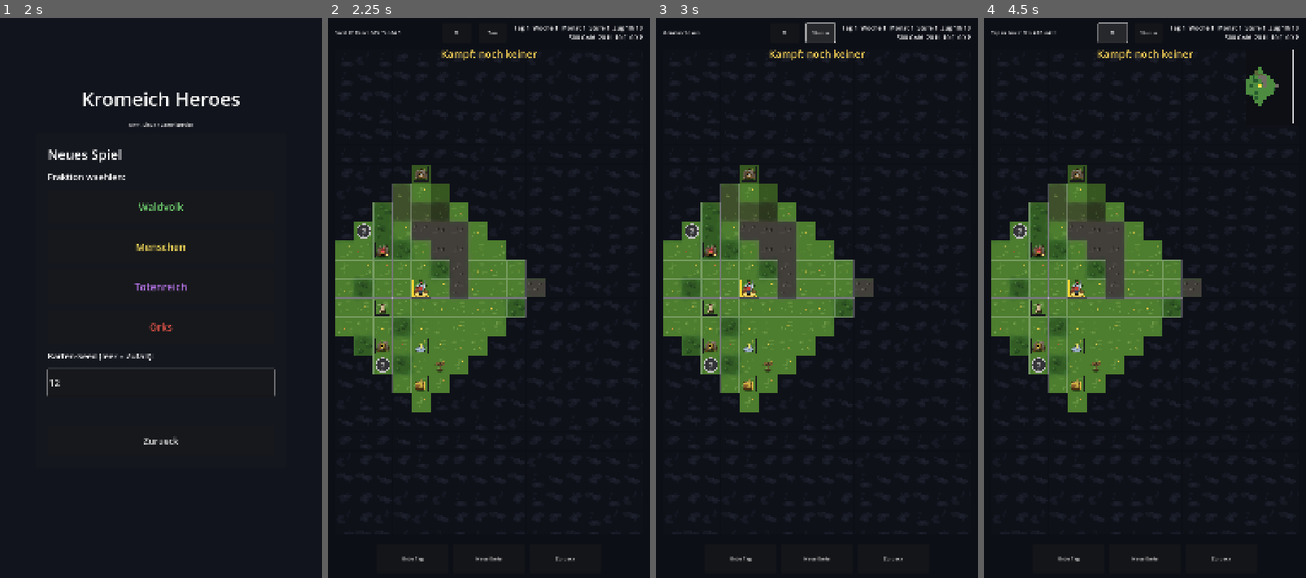
Above: before the commit, frames 1-4 (left to right).
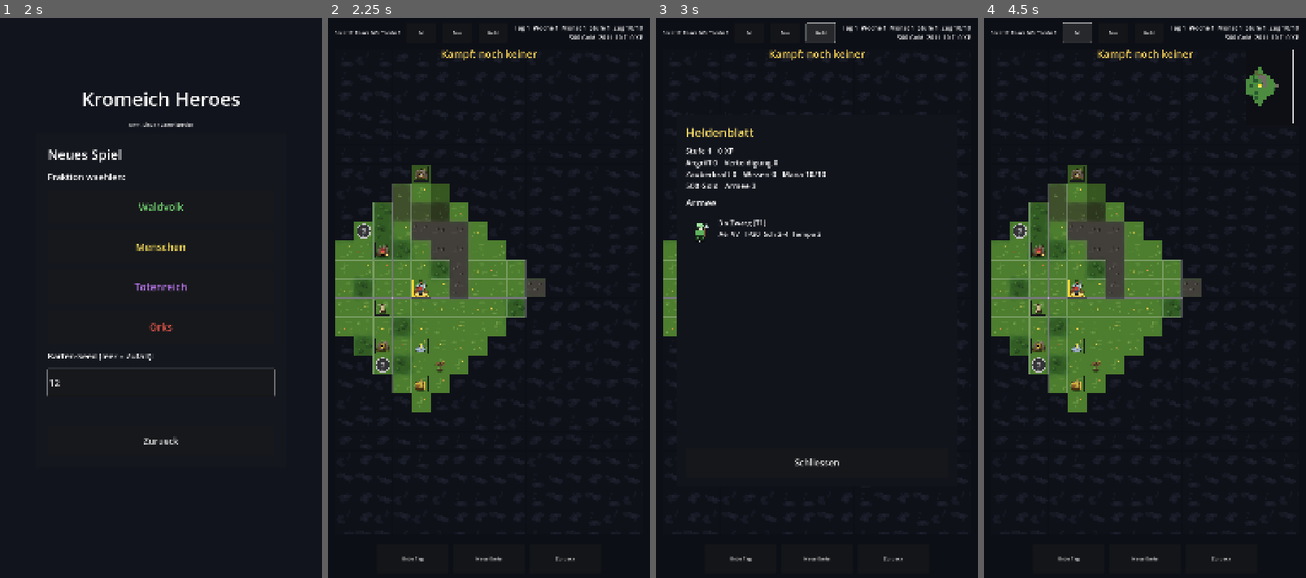
Above: after the commit, the same moments.

Repository: florianbrimmers-glitch/Kromeich-Partner
Game: Godot game, scene res://scenes/Main.tscn
Same seed, same stepped clock (60 frames per second), same inputs: the game is played once before the commit and once after it.
Inputs (mouse positions are in pixels of both pictures, inside the frame that each line leads up to):
- Up to frame 1 (2 s): click "Weltkarte" at 0.5 s; click (161, 382) at 1.27 s; type "12" at 1.35 s
- Up to frame 2 (2.25 s): click "Waldvolk" at 2 s
- Up to frame 3 (3 s): click (820, 34) at 2.75 s, where only the run after the commit has a clickable "Held"
- Up to frame 4 (4.5 s): click (1145, 460) at 3.5 s, where only the run after the commit has a clickable "Schliessen"; click "M" at 4.25 s

Frame 1 is identical in both runs. In frame 2, 0.3% of the frame differs, in the area x 2-98%, y 1-4%; in frame 3, 17%, in the area x 2-98%, y 0-81%; in frame 4, 0.8%.

Commit message:
Kreaturen in der Oberflaeche: Panels und ein Heldenblatt
Die 28 Kreatur-Sprites waren an genau einer Stelle sichtbar, dem
Kampfgitter. Neu core/UnitArt.gd (ID -> SVG, Cache, stat_line); der
Kampf-Screen delegiert dorthin statt eine zweite Kopie der
Verzeichnis-Liste zu halten - eine zweite Gelegenheit, orkstaemme
statt orks zu schreiben.

Rekrutier-Panel: Bild und Kampfwerte je Zeile. Vorher kaufte der
Spieler eine Einheit, ohne zu sehen, was sie kann.
Garnisons-Panel: Bild je Zeile.

Neu ein Heldenblatt ueber den Knopf "Held" in der Kopfzeile: Werte,
Skills und die Armee mit Bildern, nach Tier sortiert. Damit ist eine
Luecke aus It. 19 geschlossen - die Kopfzeile gab damals die
Armee-Liste ab mit der Begruendung "steht schon im Helden-Panel", nur
gab es dieses Panel nicht. Die eigene Armee war auf der Weltkarte
nirgends zu sehen.

17. Suite tools/test_unit_art.gd; sie prueft auch, dass der Knopf
wirklich in WorldMap.tscn steckt - der Code allein reicht nicht.

Alle 17 Suiten gruen.

Co-Authored-By: Claude Opus 5 <noreply@anthropic.com>
Claude-Session: https://claude.ai/code/session_01PbmYhJGHjN5Xn9n64Vbz1B

Diff:
--- a/game/scenes/WorldMap.tscn
+++ b/game/scenes/WorldMap.tscn
@@ -45,6 +45,12 @@
 custom_minimum_size = Vector2(96, 0)
 text = "Ton"
 tooltip_text = "Geraeusche ein/aus"
+
+[node name="HeroBtn" type="Button" parent="TopBar"]
+layout_mode = 2
+custom_minimum_size = Vector2(96, 0)
+text = "Held"
+tooltip_text = "Heldenblatt: Werte, Skills, Armee"
 
 [node name="MPLabel" type="Label" parent="TopBar"]
 layout_mode = 2
--- /dev/null
+++ b/game/scripts/core/UnitArt.gd
@@ -0,0 +1,78 @@
+extends RefCounted
+
+# Kreatur-Grafik und Kreatur-Werte fuer die Oberflaeche (It. 29).
+#
+# Reine statische Schicht wie die anderen core-Module, eingebunden per
+# `preload` (kein class_name - Android-Export-Vorsicht).
+#
+# WARUM: die Zuordnung "Unit-ID -> SVG-Datei" stand nur im Kampf-Screen
+# (`_unit_texture` mit eigener Konstante und eigenem Cache). Die 28
+# Kreatur-Sprites waren dadurch an genau EINER Stelle sichtbar; Rekrutier-
+# und Garnisons-Panel zeigten Textkuerzel ("Sk:5 Zo:1"), obwohl die Bilder
+# im Repo lagen. Jetzt fragt jeder Bildschirm hier nach.
+#
+# ACHTUNG, zweimal reingefallen: der Fraktionsname aus units.json
+# (`orkstaemme`) ist NICHT der Verzeichnisname (`orks`). Die Reihenfolge
+# hier ist die FACTION_ID-Reihenfolge aus UnitType.FACTION_STR_TO_ID.
+
+const FACTION_DIRS := ["waldvolk", "menschen", "totenreich", "orks"]
+const SPRITE_PATH := "res://assets/units/%s/%s.svg"
+
+# Fehlende Dateien werden als null gemerkt, damit nicht bei jedem Frame
+# neu gesucht wird.
+static var _cache: Dictionary = {}
+
+
+static func path_for(uid: String) -> String:
+	var fid: int = UnitType.faction_of(uid)
+	if fid < 0 or fid >= FACTION_DIRS.size():
+		return ""
+	return SPRITE_PATH % [String(FACTION_DIRS[fid]), uid]
+
+
+static func texture_for(uid: String) -> Texture2D:
+	if _cache.has(uid):
+		return _cache[uid] as Texture2D
+	var tex: Texture2D = null
+	var path: String = path_for(uid)
+	if path != "" and ResourceLoader.exists(path):
+		tex = load(path) as Texture2D
+	_cache[uid] = tex
+	return tex
+
+
+static func has_sprite(uid: String) -> bool:
+	return texture_for(uid) != null
+
+
+# Ein fertiges Bild-Element fuer ein Panel. Gibt null zurueck, wenn kein
+# Sprite da ist - der Aufrufer soll dann seine Textzeile behalten und
+# nicht eine leere Kachel in die Reihe haengen.
+static func icon(uid: String, px: int) -> TextureRect:
+	var tex: Texture2D = texture_for(uid)
+	if tex == null:
+		return null
+	var tr := TextureRect.new()
+	tr.texture = tex
+	tr.custom_minimum_size = Vector2(px, px)
+	tr.expand_mode = TextureRect.EXPAND_IGNORE_SIZE
+	tr.stretch_mode = TextureRect.STRETCH_KEEP_ASPECT_CENTERED
+	tr.mouse_filter = Control.MOUSE_FILTER_IGNORE
+	return tr
+
+
+# Kampfwerte in einer Zeile. Bisher stand im Rekrutier-Panel nur Name,
+# Tier, Bestand und Wachstum - der Spieler kaufte, ohne zu sehen, was er
+# kauft.
+static func stat_line(uid: String) -> String:
+	var t: Dictionary = UnitType.get_type(uid)
+	if t.is_empty():
+		return ""
+	var out: String = "A%d  V%d  TP%d  Sch %d-%d  Tempo %d" % [
+		int(t.get("att", 0)), int(t.get("def", 0)), int(t.get("hp", 0)),
+		int(t.get("dmg_min", 0)), int(t.get("dmg_max", 0)),
+		int(t.get("speed", 0))]
+	var shots: int = int(t.get("shots", 0))
+	if shots > 0:
+		out += "  %d Schuss" % shots
+	return out
--- a/game/scripts/ui/CityScreen.gd
+++ b/game/scripts/ui/CityScreen.gd
@@ -24,6 +24,11 @@
 
 const LAYOUT_PATH := "res://data/city_layout.json"
 const HUD_TOP := 250.0
+# Kantenlaenge der Kreatur-Bilder in den Panels (It. 29). Die SVGs haben
+# ViewBox 128 - darunter wird die Silhouette matschig, darueber sprengt
+# die Zeile das Panel.
+const RECRUIT_ICON_PX := 112
+const GARRISON_ICON_PX := 72
 const HUD_BOTTOM := 180.0
 
 # Art-Pipeline: Pfade nach Konvention. Liegt ein PNG oder SVG dort, wird
@@ -35,6 +40,9 @@
 
 # Geraeusche (M11) ueber die statische Fassade, siehe SfxBus.gd.
 const Sound := preload("res://scripts/core/SfxBus.gd")
+# Kreatur-Sprites und Kreatur-Werte fuer Rekrutier- und Garnisons-Panel
+# (It. 29). Dieselben 28 SVGs, die im Kampf auf dem Gitter stehen.
+const UnitArt := preload("res://scripts/core/UnitArt.gd")
 const ART_FACTION_DIR := "res://assets/city/%s/%s"            # %s=Fraktion, %s=building_id (ohne Ext)
 const ART_BG := "res://assets/city/%s/bg"                     # %s=Fraktion
 # Gemalter Hintergrund mit gebauter Stadtmauer. Wenn vorhanden UND
@@ -865,9 +873,15 @@
 		row.add_theme_constant_override("separation", 14)
 		_recruit_rows_box.add_child(row)
 
+		# Kreatur zeigen, nicht nur ihren Namen. Fehlt das Sprite, bleibt
+		# die Zeile wie vorher - kein leerer Platzhalter.
+		var icon: TextureRect = UnitArt.icon(u, RECRUIT_ICON_PX)
+		if icon != null:
+			row.add_child(icon)
+
 		var lbl := Label.new()
 		lbl.custom_minimum_size = Vector2(420, 0)
-		lbl.add_theme_font_size_override("font_size", 26)
+		lbl.add_theme_font_size_override("font_size", 24)
 		lbl.size_flags_horizontal = Control.SIZE_EXPAND_FILL
 		row.add_child(lbl)
 		_recruit_labels[u] = lbl
@@ -1032,6 +1046,10 @@
 		row.add_theme_constant_override("separation", 10)
 		_gar_rows.add_child(row)
 
+		var icon2: TextureRect = UnitArt.icon(u, GARRISON_ICON_PX)
+		if icon2 != null:
+			row.add_child(icon2)
+
 		var lbl := Label.new()
 		lbl.text = "%s  Held %d / Stadt %d" % [UnitType.name_of(u), in_hero2, in_city]
 		lbl.custom_minimum_size = Vector2(380, 0)
@@ -1066,8 +1084,11 @@
 	for uid in _recruit_labels.keys():
 		var u: String = String(uid)
 		var have: int = int(pools.get(u, 0))
-		(_recruit_labels[u] as Label).text = "%s (T%d): %d da, +%d/Wo" % [
-			UnitType.name_of(u), UnitType.tier_of(u), have, UnitType.growth_of(u)]
+		# Zweite Zeile mit den Kampfwerten: vorher kaufte der Spieler eine
+		# Einheit, ohne zu sehen, was sie kann.
+		(_recruit_labels[u] as Label).text = "%s (T%d): %d da, +%d/Wo\n%s" % [
+			UnitType.name_of(u), UnitType.tier_of(u), have, UnitType.growth_of(u),
+			UnitArt.stat_line(u)]
 		var afford: bool = hero != null \
 			and (hero.wallet as Wallet).can_afford(UnitType.cost_dict_of(u))
 		(_recruit_buttons[u] as Button).disabled = have <= 0 or not afford or not here
--- a/game/scripts/ui/TacticalBattleScreen.gd
+++ b/game/scripts/ui/TacticalBattleScreen.gd
@@ -23,6 +23,8 @@
 # fehlt bei "godot --script tools/x.gd", ein direkter Aufruf wuerde
 # dort zur Laufzeit scheitern und die Testfunktion abbrechen.
 const Sound := preload("res://scripts/core/SfxBus.gd")
+# Kreatur-Sprites (It. 29). Gleiche preload-Begruendung wie oben.
+const UnitArt := preload("res://scripts/core/UnitArt.gd")
 
 const GRID_COLS := 10
 const GRID_ROWS := 8
@@ -1470,21 +1472,12 @@
 # Fraktions-Verzeichnis wie in CityScreen.FACTION_DIRS. Nicht gefundene
 # Pfade werden als null gecacht, damit der Render-Loop nicht jeden Frame
 # erneut sucht.
-const UNIT_FACTION_DIRS := ["waldvolk", "menschen", "totenreich", "orks"]
-var _unit_tex_cache: Dictionary = {}
-
-
+# Sprite-Zuordnung und Cache liegen seit It. 29 in core/UnitArt.gd - die
+# Stadt-Panels brauchen dieselben Bilder, und zwei Kopien der
+# Verzeichnis-Liste waeren zwei Gelegenheiten, `orkstaemme` statt `orks`
+# zu schreiben.
 func _unit_texture(uid: String) -> Texture2D:
-	if _unit_tex_cache.has(uid):
-		return _unit_tex_cache[uid] as Texture2D
-	var fid: int = UnitType.faction_of(uid)
-	var tex: Texture2D = null
-	if fid >= 0 and fid < UNIT_FACTION_DIRS.size():
-		var path: String = "res://assets/units/%s/%s.svg" % [UNIT_FACTION_DIRS[fid], uid]
-		if ResourceLoader.exists(path):
-			tex = load(path) as Texture2D
-	_unit_tex_cache[uid] = tex
-	return tex
+	return UnitArt.texture_for(uid)
 
 
 # Zeichnet die Obstacle-Formen auf dem Grid: Stein als graue Raute,
--- a/game/scripts/ui/WorldMapScreen.gd
+++ b/game/scripts/ui/WorldMapScreen.gd
@@ -23,6 +23,9 @@
 # Dijkstra hier drunter; der Skill Wegfindung greift genau dort den
 # Gelaende-Aufschlag ab.
 const Move := preload("res://scripts/core/Movement.gd")
+# Kreatur-Sprites fuers Heldenblatt (It. 29) - dieselben 28 SVGs wie im
+# Kampf, aufgeloest in core/UnitArt.gd.
+const UnitArt := preload("res://scripts/core/UnitArt.gd")
 
 # Weltkarten-Screen. Rendert eine deterministische Zufallskarte per
 # _draw() und erlaubt den Helden per Tap zu bewegen. Dijkstra berechnet
@@ -263,6 +266,7 @@
 @export var minimap_path: NodePath         = ^"Minimap"
 @export var minimap_toggle_path: NodePath  = ^"TopBar/MinimapToggleBtn"
 @export var sound_toggle_path: NodePath    = ^"TopBar/SoundToggleBtn"
+@export var hero_button_path: NodePath     = ^"TopBar/HeroBtn"
 
 var _map: Dictionary
 var _hero: Hero
@@ -378,6 +382,11 @@
 			snd_toggle.pressed.connect(_toggle_sound)
 		else:
 			snd_toggle.visible = false
+	# Heldenblatt (It. 29). get_node_or_null, damit eine aeltere Szene ohne
+	# den Knopf weiter laedt - dasselbe Muster wie beim Ton-Knopf.
+	var hero_btn := get_node_or_null(hero_button_path) as Button
+	if hero_btn != null:
+		hero_btn.pressed.connect(_open_hero_panel)
 	_build_combat_label()
 	_build_city_screen()
 	_build_victory_panel()
@@ -2520,6 +2529,133 @@
 var _last_level_stat: String = ""
 var _skill_panel: Panel = null
 
+
+
+# --- Heldenblatt (It. 29) -------------------------------------------------
+# Die Kopfzeile hat in It. 19 die Armee-Liste abgegeben ("steht schon im
+# Helden-Panel, wo Platz dafuer ist") - nur gab es dieses Panel nicht. Die
+# eigene Armee war auf der Weltkarte damit NIRGENDS zu sehen, nur im
+# Garnisons-Panel der Stadt und im Kampf. Das hier ist das fehlende Blatt:
+# Werte, Skills und die Armee mit den Kreatur-Bildern.
+const HERO_PANEL_ICON_PX := 96
+
+var _hero_panel: Panel = null
+var _hero_panel_stats: Label = null
+var _hero_panel_army: VBoxContainer = null
+
+
+func _open_hero_panel() -> void:
+	if _hero_panel == null:
+		_build_hero_panel()
+	_fill_hero_panel()
+	_hero_panel.visible = true
+	Sound.play("ui_tap")
+
+
+func _build_hero_panel() -> void:
+	var panel := Panel.new()
+	panel.visible = false
+	panel.anchor_left = 0.5
+	panel.anchor_top = 0.5
+	panel.anchor_right = 0.5
+	panel.anchor_bottom = 0.5
+	panel.offset_left = -470
+	panel.offset_top = -620
+	panel.offset_right = 470
+	panel.offset_bottom = 620
+	add_child(panel)
+	_hero_panel = panel
+
+	var bg := ColorRect.new()
+	bg.color = Color(0.07, 0.08, 0.11, 1.0)
+	bg.anchor_right = 1.0
+	bg.anchor_bottom = 1.0
+	bg.mouse_filter = Control.MOUSE_FILTER_IGNORE
+	panel.add_child(bg)
+
+	var vb := VBoxContainer.new()
+	vb.anchor_right = 1.0
+	vb.anchor_bottom = 1.0
+	vb.offset_left = 30
+	vb.offset_top = 30
+	vb.offset_right = -30
+	vb.offset_bottom = -30
+	vb.add_theme_constant_override("separation", 16)
+	panel.add_child(vb)
+
+	var title := Label.new()
+	title.text = "Heldenblatt"
+	title.add_theme_font_size_override("font_size", 40)
+	title.add_theme_color_override("font_color", Color(0.95, 0.85, 0.40))
+	vb.add_child(title)
+
+	_hero_panel_stats = Label.new()
+	_hero_panel_stats.add_theme_font_size_override("font_size", 26)
+	_hero_panel_stats.autowrap_mode = TextServer.AUTOWRAP_WORD_SMART
+	vb.add_child(_hero_panel_stats)
+
+	var army_title := Label.new()
+	army_title.text = "Armee"
+	army_title.add_theme_font_size_override("font_size", 32)
+	vb.add_child(army_title)
+
+	# Scrollbar, weil sechs Stacks mit 96-px-Bildern das Panel auf einem
+	# schmalen Geraet sonst sprengen.
+	var scroll := ScrollContainer.new()
+	scroll.size_flags_vertical = Control.SIZE_EXPAND_FILL
+	scroll.horizontal_scroll_mode = ScrollContainer.SCROLL_MODE_DISABLED
+	vb.add_child(scroll)
+
+	_hero_panel_army = VBoxContainer.new()
+	_hero_panel_army.size_flags_horizontal = Control.SIZE_EXPAND_FILL
+	_hero_panel_army.add_theme_constant_override("separation", 10)
+	scroll.add_child(_hero_panel_army)
+
+	var close_btn := Button.new()
+	close_btn.text = "Schliessen"
+	close_btn.custom_minimum_size = Vector2(0, 96)
+	close_btn.add_theme_font_size_override("font_size", 30)
+	close_btn.pressed.connect(func() -> void:
+		_hero_panel.visible = false
+		Sound.play("ui_back"))
+	vb.add_child(close_btn)
+
+
+func _fill_hero_panel() -> void:
+	if _hero_panel_stats == null or _hero_panel_army == null:
+		return
+	_hero_panel_stats.text = _hero_stats_text()
+	for c in _hero_panel_army.get_children():
+		c.queue_free()
+	if _hero == null or _hero.army.is_empty():
+		var empty := Label.new()
+		empty.text = "Keine Einheiten - in der Stadt rekrutieren."
+		empty.add_theme_font_size_override("font_size", 26)
+		_hero_panel_army.add_child(empty)
+		return
+	# Reihenfolge stabil nach Tier, damit die Liste nicht bei jedem Oeffnen
+	# springt (Dictionary-Reihenfolge folgt der Einfuegereihenfolge).
+	var ids: Array = []
+	for k in _hero.army.keys():
+		ids.append(String(k))
+	ids.sort_custom(func(a, b): return UnitType.tier_of(a) < UnitType.tier_of(b))
+	for uid in ids:
+		var u: String = String(uid)
+		var cnt: int = int(_hero.army[u])
+		if cnt <= 0:
+			continue
+		var row := HBoxContainer.new()
+		row.add_theme_constant_override("separation", 14)
+		_hero_panel_army.add_child(row)
+		var icon: TextureRect = UnitArt.icon(u, HERO_PANEL_ICON_PX)
+		if icon != null:
+			row.add_child(icon)
+		var lbl := Label.new()
+		lbl.text = "%d x %s (T%d)\n%s" % [cnt, UnitType.name_of(u),
+			UnitType.tier_of(u), UnitArt.stat_line(u)]
+		lbl.add_theme_font_size_override("font_size", 24)
+		lbl.size_flags_horizontal = Control.SIZE_EXPAND_FILL
+		row.add_child(lbl)
 
 
 # EIN Ort fuer die Heldenwerte. Der String stand vorher zweimal wortgleich
--- /dev/null
+++ b/game/tools/test_unit_art.gd
@@ -0,0 +1,233 @@
+extends SceneTree
+
+# Headless-Tests fuer die Kreatur-Bilder in der Oberflaeche (It. 29):
+#
+#   godot --headless --path game/ --script tools/test_unit_art.gd
+#
+# Abgedeckt:
+#   1. UnitArt: jede der 28 Einheiten hat ein Sprite, der Pfad benutzt das
+#      VERZEICHNIS (orks) und nicht den Fraktionsnamen aus units.json
+#      (orkstaemme) - dieser Fehler hat schon einmal eine Vorschau
+#      "kaputt" aussehen lassen, obwohl die Dateien da waren
+#   2. Werte-Zeile stimmt mit units.json ueberein
+#   3. Rekrutier-Panel: Bild + Werte in jeder Zeile
+#   4. Garnisons-Panel: Bild in jeder Zeile
+#   5. Heldenblatt auf der Weltkarte: oeffnet, listet die Armee mit Bild,
+#      und sagt bei leerer Armee etwas Sinnvolles
+#
+# Jede Test-Funktion setzt am Ende eine Marke - ein Laufzeitfehler bricht
+# in GDScript nur die Funktion ab, die Suite bliebe sonst gruen.
+
+const UnitArt := preload("res://scripts/core/UnitArt.gd")
+
+var _fails: int = 0
+var _done: Array = []
+
+
+func _init() -> void:
+	_test_module()
+	_test_recruit_panel()
+	_test_garrison_panel()
+	await _test_hero_panel()
+
+	var expected: Array = ["module", "recruit", "garrison", "hero_panel"]
+	var aborted: Array = []
+	for name in expected:
+		if not _done.has(String(name)):
+			aborted.append(String(name))
+	_check(aborted.is_empty(),
+		"jede Test-Funktion lief bis zum Ende durch (abgebrochen: %s)" % str(aborted))
+
+	print("")
+	if _fails == 0:
+		print("Kreatur-Bild-Tests: ALLE CHECKS GRUEN")
+		quit(0)
+	else:
+		print("Kreatur-Bild-Tests: %d CHECK(S) ROT" % _fails)
+		quit(1)
+
+
+func _check(cond: bool, msg: String) -> void:
+	if not cond:
+		_fails += 1
+	print(("[OK]   " if cond else "[FAIL] ") + msg)
+
+
+func _test_module() -> void:
+	print("== UnitArt ==")
+	var ids: Array = UnitType.all_ids()
+	_check(ids.size() == 28, "28 Einheiten in units.json (sind %d)" % ids.size())
+	var missing: Array = []
+	var bad_dir: Array = []
+	for uid in ids:
+		var u: String = String(uid)
+		if UnitArt.texture_for(u) == null:
+			missing.append(u)
+		var path: String = UnitArt.path_for(u)
+		if path.contains("orkstaemme") or path.is_empty():
+			bad_dir.append(u)
+	_check(missing.is_empty(), "jede Einheit hat ein Sprite (fehlen: %s)" % str(missing))
+	_check(bad_dir.is_empty(), "Pfade benutzen das Verzeichnis, nicht den JSON-Namen (%s)"
+		% str(bad_dir))
+	_check(UnitArt.path_for("ork_goblin").contains("/orks/"),
+		"Orks liegen unter /orks/ (ist '%s')" % UnitArt.path_for("ork_goblin"))
+	_check(UnitArt.texture_for("gibt_es_nicht") == null,
+		"unbekannte ID gibt null statt eines Absturzes")
+	_check(UnitArt.icon("gibt_es_nicht", 64) == null,
+		"und kein leeres Bild-Element (der Aufrufer behaelt seine Textzeile)")
+	var ic: TextureRect = UnitArt.icon("nec_skeleton", 96)
+	_check(ic != null and ic.texture != null, "icon() liefert ein bestuecktes TextureRect")
+	if ic != null:
+		_check(int(ic.custom_minimum_size.x) == 96, "in der angeforderten Groesse")
+		ic.free()
+
+	# Werte-Zeile gegen die JSON.
+	var t: Dictionary = UnitType.get_type("men_archer")
+	var line: String = UnitArt.stat_line("men_archer")
+	_check(line.contains("A%d" % int(t["att"])) and line.contains("V%d" % int(t["def"])),
+		"Werte-Zeile nennt Angriff und Verteidigung ('%s')" % line)
+	_check(line.contains("TP%d" % int(t["hp"])), "und die Trefferpunkte")
+	_check(line.contains("Schuss"), "Fernkaempfer zeigen ihre Munition")
+	_check(not UnitArt.stat_line("men_spearman").contains("Schuss"),
+		"Nahkaempfer nicht")
+	_done.append("module")
+
+
+func _city_ctx(hero: Hero, city: Dictionary) -> Dictionary:
+	return {
+		"city": city, "hero": hero,
+		"buildings": [
+			{"id": "kaserne", "name": "Kaserne", "cost": {"gold": 500}, "effect": "x"},
+		],
+		"faction_names": ["Waldvolk", "Menschen", "Totenreich", "Orks"],
+		"faction_colors": [Color.GREEN, Color.GOLD, Color.PURPLE, Color.RED],
+		"calendar": "T1 W1 M1 J1", "hero_here": true,
+	}
+
+
+# Zaehlt die TextureRects in einer Zeile.
+func _icons_in(node: Node) -> int:
+	var n: int = 0
+	for c in node.get_children():
+		if c is TextureRect and (c as TextureRect).texture != null:
+			n += 1
+	return n
+
+
+func _test_recruit_panel() -> void:
+	print("")
+	print("== Rekrutier-Panel ==")
+	var cs := CityScreen.new()
+	cs.size = Vector2(1080, 1920)
+	root.add_child(cs)
+	var hero := Hero.new(Vector2i(0, 0))
+	hero.gold = 5000
+	var city: Dictionary = {"faction": 1, "pos": Vector2i(0, 0),
+		"buildings": ["kaserne"], "pools": {"men_spearman": 3, "men_archer": 2}}
+	cs.open(_city_ctx(hero, city))
+	cs._open_recruit_panel("kaserne")
+	_check(cs._recruit_panel.visible, "Panel steht")
+	var rows: Array = cs._recruit_rows_box.get_children()
+	_check(rows.size() == 2, "zwei Zeilen (sind %d)" % rows.size())
+	var without_icon: Array = []
+	for r in rows:
+		if _icons_in(r) != 1:
+			without_icon.append(str(r))
+	_check(without_icon.is_empty(), "jede Zeile zeigt genau ein Kreatur-Bild")
+	# Die Werte muessen in der Zeile stehen - vorher stand dort nur Name,
+	# Tier, Bestand und Wachstum.
+	var lbl: Label = cs._recruit_labels["men_archer"] as Label
+	_check(lbl != null and lbl.text.contains("Armbruster"),
+		"Name in der Zeile ('%s')" % (lbl.text if lbl != null else ""))
+	_check(lbl != null and lbl.text.contains("TP%d" % UnitType.hp_of("men_archer")),
+		"Kampfwerte in der Zeile")
+	_check(lbl != null and lbl.text.contains("+%d/Wo" % UnitType.growth_of("men_archer")),
+		"Wachstum weiterhin drin")
+	cs.queue_free()
+	_done.append("recruit")
+
+
+func _test_garrison_panel() -> void:
+	print("")
+	print("== Garnisons-Panel ==")
+	var cs := CityScreen.new()
+	cs.size = Vector2(1080, 1920)
+	root.add_child(cs)
+	var hero := Hero.new(Vector2i(0, 0))
+	hero.army = {"men_spearman": 4}
+	var city: Dictionary = {"faction": 1, "pos": Vector2i(0, 0),
+		"buildings": ["kaserne"], "pools": {},
+		"garrison_army": {"men_archer": 2, "nec_skeleton": 7}}
+	cs.open(_city_ctx(hero, city))
+	cs._open_garrison_panel()
+	_check(cs._gar_panel.visible, "Panel steht")
+	var rows: Array = []
+	for c in cs._gar_rows.get_children():
+		if c is HBoxContainer:
+			rows.append(c)
+	_check(rows.size() == 3, "drei Einheiten-Zeilen (sind %d)" % rows.size())
+	var no_icon: int = 0
+	for r in rows:
+		if _icons_in(r) != 1:
+			no_icon += 1
+	_check(no_icon == 0, "jede Zeile zeigt ein Kreatur-Bild (%d ohne)" % no_icon)
+	cs.queue_free()
+	_done.append("garrison")
+
+
+func _test_hero_panel() -> void:
+	print("")
+	print("== Heldenblatt auf der Weltkarte ==")
+	var scene := load("res://scenes/WorldMap.tscn") as PackedScene
+	var wm = scene.instantiate()
+	root.add_child(wm)
+	await process_frame
+	# Der Knopf muss in der Szene liegen, sonst gibt es das Blatt im Spiel
+	# nicht - der Code allein reicht nicht.
+	var btn = wm.get_node_or_null(wm.hero_button_path)
+	_check(btn != null, "Held-Knopf steckt in WorldMap.tscn")
+	wm.call("_start", 321, 1)
+	await process_frame
+
+	var hero = wm.get("_hero")
+	hero.army = {"men_angel": 1, "men_spearman": 12, "men_archer": 5}
+	wm.call("_open_hero_panel")
+	await process_frame
+	_check(wm.get("_hero_panel") != null and wm.get("_hero_panel").visible,
+		"Blatt steht")
+	var box = wm.get("_hero_panel_army")
+	var rows: Array = []
+	for c in box.get_children():
+		if c is HBoxContainer:
+			rows.append(c)
+	_check(rows.size() == 3, "drei Stacks gelistet (sind %d)" % rows.size())
+	var no_icon: int = 0
+	for r in rows:
+		if _icons_in(r) != 1:
+			no_icon += 1
+	_check(no_icon == 0, "jeder Stack mit Bild (%d ohne)" % no_icon)
+	# Sortierung nach Tier: der Speertraeger (T1) steht vor dem Engel (T7).
+	var first_text: String = ""
+	for c in (rows[0] as HBoxContainer).get_children():
+		if c is Label:
+			first_text = (c as Label).text
+	_check(first_text.contains("Speertraeger"),
+		"nach Tier sortiert, T1 oben ('%s')" % first_text.split("\n")[0])
+	# Werte des Helden stehen mit drauf.
+	var stats = wm.get("_hero_panel_stats")
+	_check(stats != null and stats.text.contains("Angriff"),
+		"Heldenwerte im Blatt")
+
+	# Leere Armee: Hinweis statt leerer Flaeche.
+	hero.army = {}
+	wm.call("_fill_hero_panel")
+	await process_frame
+	var has_hint := false
+	for c in box.get_children():
+		if c is Label and (c as Label).text.contains("Keine Einheiten"):
+			has_hint = true
+	_check(has_hint, "leere Armee erklaert sich")
+
+	wm.queue_free()
+	await process_frame
+	_done.append("hero_panel")
Not shown, changed: .github/workflows/game-ci.yml
Not shown, changed: game/CLAUDE.md
